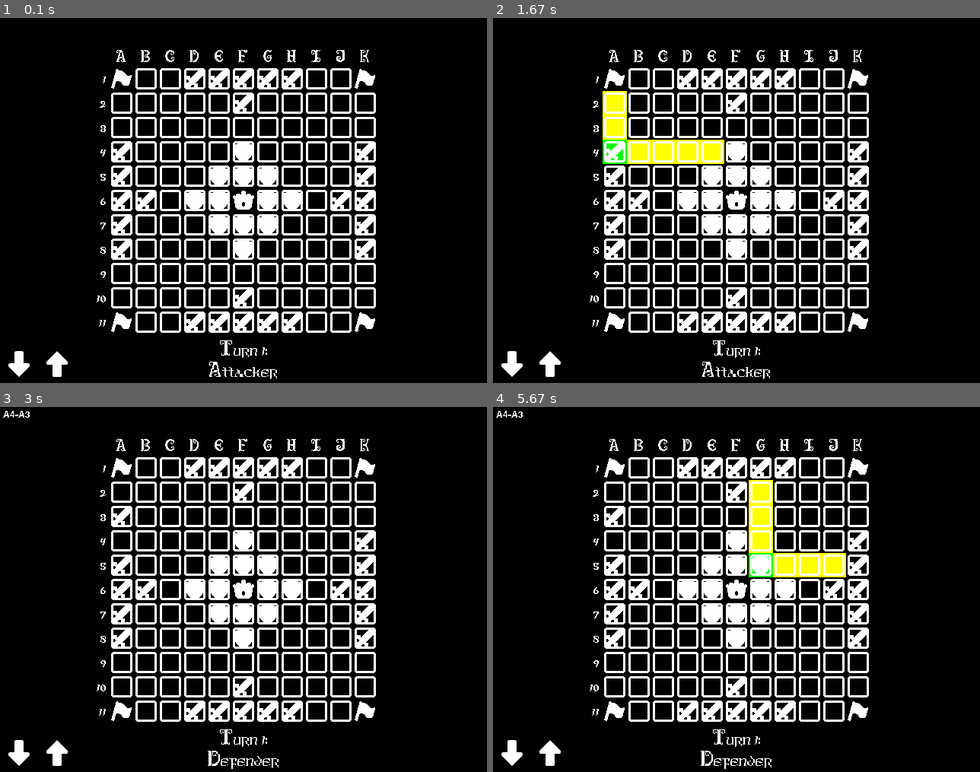
Above: before the commit, frames 1-4 (two rows, left to right).
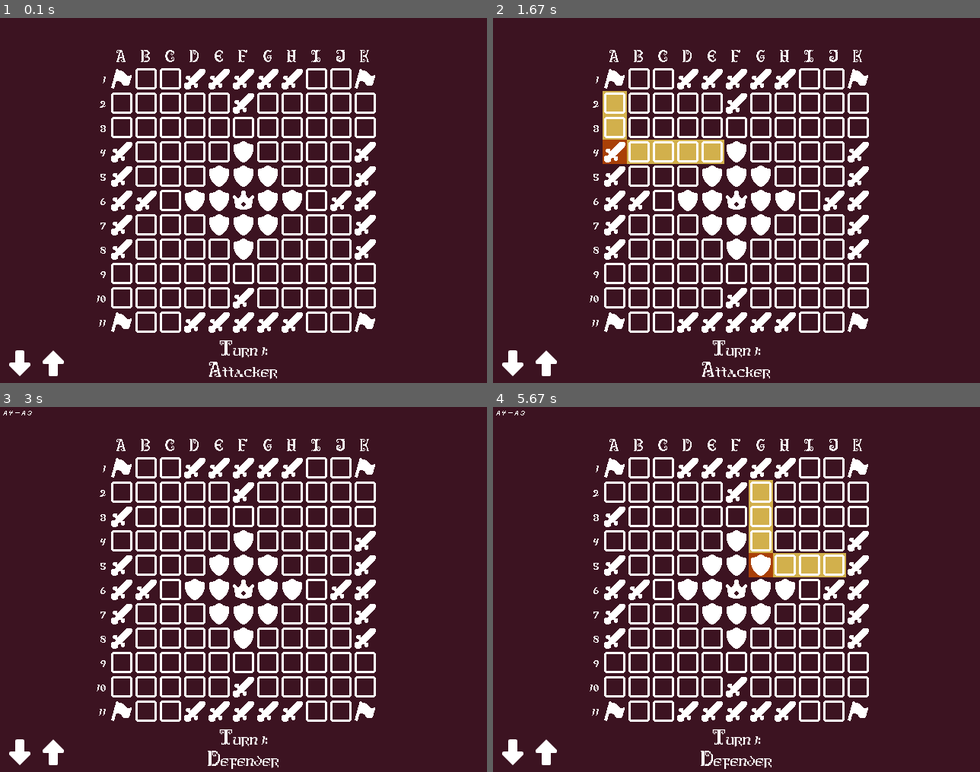
Above: after the commit, the same moments.

Repository: joaquinkiko/hnefatafl-pygame
Game: pygame game, started from main.py
The game is run twice, just before and just after one commit, with the same random seed, the same clock (stepped at 60 frames per second) and the same inputs.
Inputs (mouse positions are in pixels of both pictures, inside the frame that each line leads up to):
- Up to frame 1 (0.1 s): no input
- Up to frame 2 (1.67 s): click (736, 200) at 0.38 s; click (619, 204) at 0.72 s; click (614, 153) at 1.55 s
- Up to frame 3 (3 s): click (126, 516) at 1.88 s; click (248, 629) at 2.22 s; click (370, 647) at 2.55 s
- Up to frame 4 (5.67 s): click (755, 574) at 5.38 s

The runs differ from the first frame. In frame 1, 86% of the frame differs, in the area x 0-100%, y 0-100%; in frame 2, 86%; in frame 3, 86%; in frame 4, 86%.

Commit message:
Update visuals

Diff:
--- a/main.py
+++ b/main.py
@@ -12,9 +12,9 @@
 # Simulation rate
 FRAMES_PER_SECOND: int = 30
 # Window clear color
-CLEAR_COLOR: tuple = (0, 0, 0)
-COLOR_HINT_SELECTON: pygame.Color = pygame.Color(0, 255, 0)
-COLOR_HINT_VALID_MOVE: pygame.Color = pygame.Color(255, 255, 0)
+CLEAR_COLOR: tuple = (60, 19, 33)
+COLOR_HINT_SELECTON: pygame.Color = pygame.Color(169, 64, 7)
+COLOR_HINT_VALID_MOVE: pygame.Color = pygame.Color(210, 176, 76)
 # Game directories
 BASE_DIR: str = __file__.removesuffix(__file__.split("/")[-1])
 ASSET_DIR: str = f"{BASE_DIR}assets/"
@@ -28,14 +28,14 @@
 ASSET_ARROW_UP: str = f"{ASSET_DIR}arrow_up.png"
 ASSET_ARROW_DOWN: str = f"{ASSET_DIR}arrow_down.png"
 ASSET_FONT_BOARD: str | None = f"{ASSET_DIR}antiquity-print.ttf"
-ASSET_FONT_LOG: str | None = None
+ASSET_FONT_LOG: str | None =  f"{ASSET_DIR}textmachine_handwriting.ttf"
 ASSET_FONT_STATUS: str | None = f"{ASSET_DIR}antiquity-print.ttf"
 # Board font
 FONT_BOARD_SIZE: int = 12
 FONT_BOARD_COLOR: pygame.Color = pygame.Color(255, 255, 255)
 FONT_BOARD_SPACING: int = 4
 # Log font
-FONT_LOG_SIZE: int = 18
+FONT_LOG_SIZE: int = 8
 FONT_LOG_COLOR: pygame.Color = pygame.Color(255, 255, 255)
 FONT_LOG_SPACING: int = 8
 FONT_LOG_TOP_LEFT: tuple[int, int] = (4, 4)
@@ -46,8 +46,10 @@
 FONT_STATUS_Y_OFFSET: int = 8
 # Log scroll speed
 LOG_SCROLL_SPEED: int = 5
+# Arrow Spacing
+ARROW_SPACING: int = 8
 # Should we use antialiasing for fonts
-USE_FONT_AA: bool = False
+USE_FONT_AA: bool = True
 
 def main():
     # Initialize GUI
@@ -81,17 +83,17 @@
 
     gui_positions: list[tuple[pygame.Rect, Position]] = get_space_rects(window, board, texture_sizes)
 
-    arrow_buttons_height: int = max(arrow_up_img.get_size()[1], arrow_down_img.get_size()[1])
+    arrow_buttons_height: int = max(arrow_up_img.get_size()[1], arrow_down_img.get_size()[1]) + ARROW_SPACING
     # Bottom left corner
     arrow_up_rect: pygame.Rect = pygame.Rect(
-        arrow_down_img.get_size()[0],
-        WINDOW_HEIGHT - arrow_up_img.get_size()[1],
+        arrow_down_img.get_size()[0] + ARROW_SPACING * 2,
+        WINDOW_HEIGHT - arrow_up_img.get_size()[1] - ARROW_SPACING,
         arrow_up_img.get_size()[0],
         arrow_up_img.get_size()[1]
         )
     arrow_down_rect: pygame.Rect = pygame.Rect(
-        0,
-        WINDOW_HEIGHT - arrow_up_img.get_size()[1],
+        ARROW_SPACING,
+        WINDOW_HEIGHT - arrow_up_img.get_size()[1] - ARROW_SPACING,
         arrow_down_img.get_size()[0],
         arrow_down_img.get_size()[1]
         )
@@ -300,6 +302,8 @@
     for gui_position in gui_positions:
         draw_position: tuple[int, int] = gui_position[0].topleft
         board_position: Position = gui_position[1]
+        # Don't draw if space is occupied
+        if board.get_piece_at(board_position) != None: continue
         if board.is_escape(board_position):
             window.blit(textures["s_escape"], draw_position)
         elif board.is_restricted(board_position):
Binary file changed: assets/arrow_down.png
Binary file changed: assets/arrow_up.png
Binary file changed: assets/p_king.png
